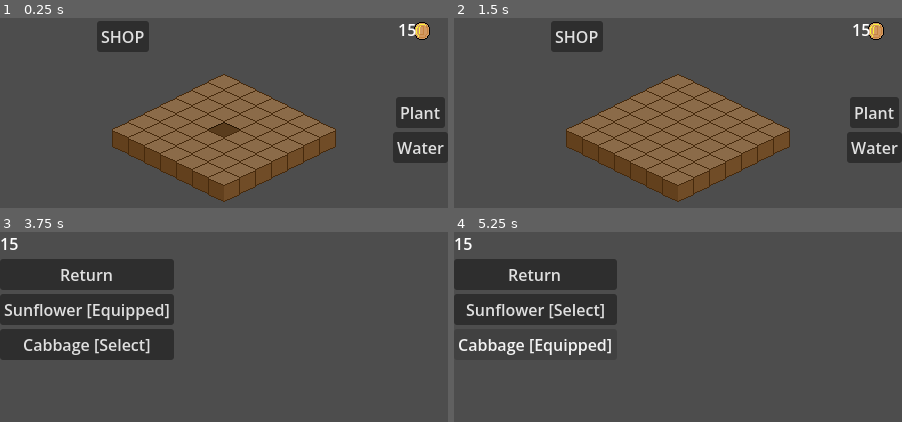
Above: before the commit, frames 1-4 (two rows, left to right).
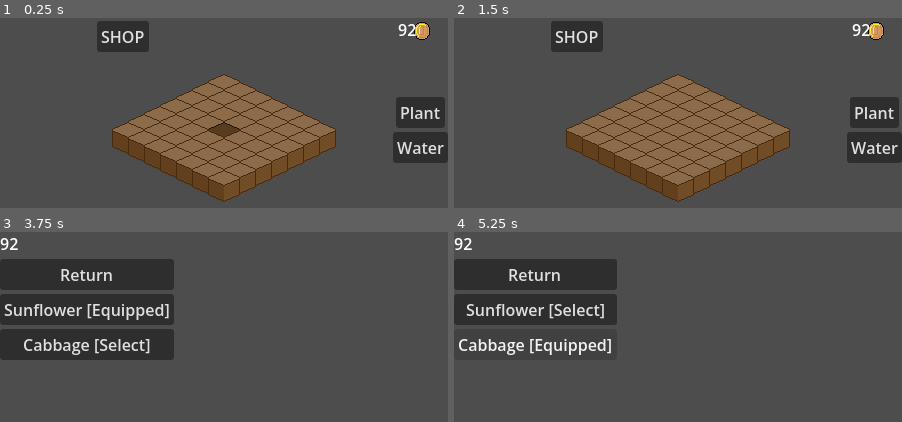
Above: after the commit, the same moments.

Repository: Ronph/godot-idle-garden
Game: Godot game, scene res://Scenes/Garden.tscn
Two runs of this game, one before a commit and one after it. Both use one fixed random seed, a clock stepped at 60 frames per second and the inputs below.
Inputs:
- Up to frame 1 (0.25 s): no input
- Up to frame 2 (1.5 s): click "SHOP" at 0.5 s; click "Return" at 1.25 s
- Up to frame 3 (3.75 s): click "Plant" at 2 s; click "Water" at 2.75 s; click "SHOP" at 3.5 s
- Up to frame 4 (5.25 s): click "Sunflower [Equipped]" at 4.25 s; click "Cabbage [Select]" at 5 s

The runs differ from the first frame. In frame 1, 0.2% of the frame differs, in the area x 88-93%, y 3-10%; in frame 2, 0.2%; in frame 3, 0.2%; in frame 4, 0.2%.

Commit message:
harvest now has an upgrade radius increase

Diff:
--- a/Scenes/Garden.tscn
+++ b/Scenes/Garden.tscn
@@ -74,6 +74,7 @@
 
 [node name="Earth" type="TileMapLayer" parent="TileMaps" unique_id=1082907088]
 rotation = 0.0012951441
+tile_map_data = PackedByteArray(0, 0, 13, 0, 0, 0, 1, 0, 0, 0, 0, 0, 0, 0, 12, 0, 0, 0, 1, 0, 0, 0, 0, 0, 0, 0, 14, 0, 0, 0, 1, 0, 0, 0, 0, 0, 0, 0, 13, 0, 1, 0, 1, 0, 0, 0, 0, 0, 0, 0, 13, 0, 255, 255, 1, 0, 0, 0, 0, 0, 0, 0)
 tile_set = SubResource("TileSet_0205m")
 rendering_quadrant_size = 32
 physics_quadrant_size = 32
--- a/Scripts/GameManager.gd
+++ b/Scripts/GameManager.gd
@@ -4,6 +4,7 @@
 
 var coins : int
 var unlocked_flowers: Array = ["Sunflower"]
+var harvestSize = 5
 
 var flowerDic = {"Sunflower": [0, 6, 1, 0], #Sunflower, at position 0 in the list, with 5 growth stages, sell price
 				 "Cabbage": [1, 4, 2, 5]}
--- a/Scripts/earth.gd
+++ b/Scripts/earth.gd
@@ -29,8 +29,26 @@
 		set_cell(tile, 0, Vector2i(0, 0), 0)
 
 		if Input.is_action_just_pressed("leftClick"):
-			tileDic[str(tile)] = flowers.harvest_flower(tile, tileDic[str(tile)][0], tileDic[str(tile)][1], tileDic[str(tile)][2], tileDic[str(tile)][3])
+			var flowName = tileDic[str(tile)][0]
+			var stage = tileDic[str(tile)][1]
+			var flowKey = tileDic.keys()
 
+			callHarvest(tile)
+
+			#this is high-key ugly as fuck but idk what else to do lmao
+			if  GameManager.harvestSize == 5:
+				callHarvest(Vector2i(tile.x-1, tile.y))
+				callHarvest(Vector2i(tile.x+1, tile.y))
+				callHarvest(Vector2i(tile.x, tile.y-1))
+				callHarvest(Vector2i(tile.x, tile.y+1))
+
+func callHarvest(tile):
+	if str(tile) in tileDic.keys():
+		var flowName = tileDic[str(tile)][0]
+		var stage = tileDic[str(tile)][1]
+		var x = tileDic[str(tile)][2]
+		var y = tileDic[str(tile)][3]
+		tileDic[str(tile)] = flowers.harvest_flower(tile, flowName, stage, x, y)
 
 func plant():
 	var lookingForFree = true
--- a/garden_save.json
+++ b/garden_save.json
@@ -1 +1 @@
-{"gold":15,"time":0,"unlocks":["Sunflower","Cabbage"]}
+{"gold":92,"time":0,"unlocks":["Sunflower","Cabbage"]}
